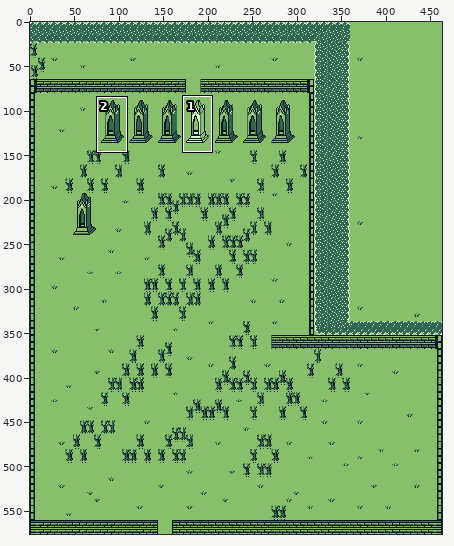
Pixel-art file -- Aseprite-v1.0.8.1-Portable/Mother Demake Art/canary_village.ase. The picture above shows the old version from afar; the outline marks the close-up.
Close-up. Before the edit:
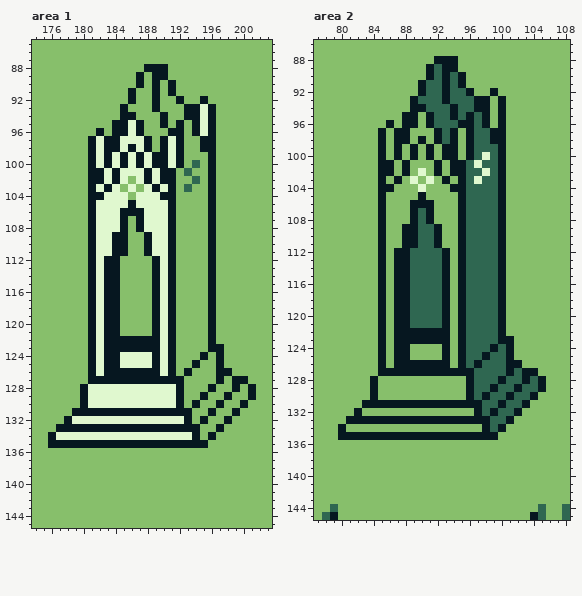
464x576 pixels, 1 frame. Colours within 5 levels of each other are drawn and written as one. Shown: area 1: x 174..203, y 85..145; area 2: x 77..108, y 86..145. The commit also changed other parts of the picture, which this record leaves out.
The same view after the edit:
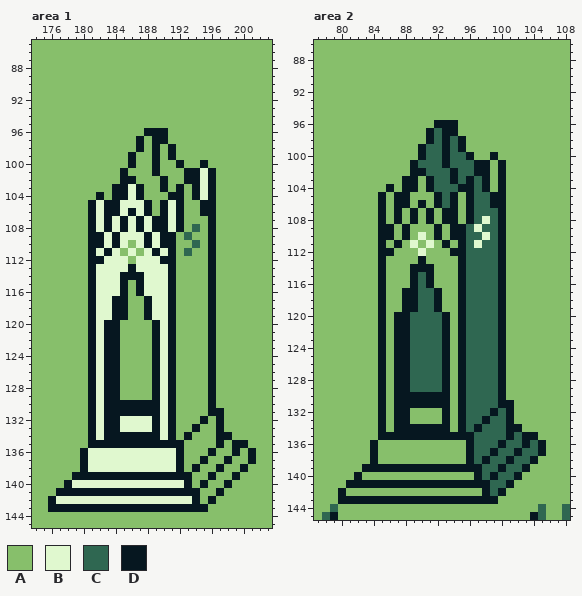
Palette (. is transparent): A #87bf6b  B #e0f8cf  C #2f6751  D #061720
Difference:
Changed rows in their new state; - is an unchanged pixel.
Area 1, layer "graves":
first column x 176:
 88 ------------AAA-----------
 89 -----------A-AA-----------
 90 -----------A-A-A----------
 91 ----------A--A-A----------
 92 ----------A--A--A--A------
 93 ---------A---A---AAAA-----
 94 ---------AA---A--AAAA-----
 95 --------AAAA--A-A-AAA-----
 96 ------A-AAAADDDAA-AAA-----
 97 -----AAAAAADAD-AA--AA-----
 98 -----AAAAAADADADA--AA-----
 99 -----AAAAADAA-ADA---A-----
100 -----AAAAADAA-AA--ADA-----
101 -----AAAADAAADAA-DDB------
102 -----AAAADDAAA-A-DDB------
103 -----AAADD-DAADADADB------
104 -----A-ADDBDAAA-D-DB------
105 -------DD-B-DADBD--D------
106 -------DDB-BDADBD--D------
107 -------D--B--DDBD---------
108 -------D--B--DDBD-C-------
109 ------D--BBB--D--C--------
110 ------D--B-B--D---C-------
111 -------DBAB-BD---C--------
112 ------DBBB-BBBD-----------
113 -------BBBDBBB------------
114 -------BBDDDBB------------
115 -------BBD-DBB------------
116 -------BBD-DBB------------
117 -------B-D--DB------------
118 -------B-D--DB------------
119 -------B-D--DB------------
122 ---------AAAA-------------
123 ---------AAAA--------A----
124 ---------AAAA------ADA----
125 ---------AAAA-----A-DA----
126 ---------AAAA----A--DAA---
127 ------B--AAAA-B-A---DA-AA-
128 ----AD-DDAAAAD-DA------A-A
129 ----AD-DDAAAAD-DA--AD-A--A
130 ----AD-DDDDDDD-DA-A-DA--A-
131 ---AA-B-------B-AA---D-A--
132 --AAAD-DD----D-DAA---DA---
133 -AAAA-B--BBBB-B-AA--------
134 AAAAAD-DDDDDDD-DADA-ADD---
135 AAAAA------------AAA-D-DD-
136 ----DBBBBBBBBBBBD---D--D-D
137 ----DBBBBBBBBBBBD--D--D--D
138 ----DBBBBBBBBBBBD-D--D--D-
139 ---DDDDDDDDDDDDDDD--D--D--
140 --DBBBBBBBBBBBBBBD-D--D---
141 -DDDDDDDDDDDDDDDDDD--D----
142 DBBBBBBBBBBBBBBBBBD-D-----
143 DDDDDDDDDDDDDDDDDDDD------
Area 2, layer "graves":
first column x 80:
 88 ------------AAA-----------
 89 -----------AAAA-----------
 90 -----------AAAAA----------
 91 ----------AAAAAA----------
 92 ----------AAAAAAA--A------
 93 ---------AAAAAAAAAA-A-----
 94 ---------AAAAAAAAAA-A-----
 95 --------AA-AAAAAAAA-A-----
 96 ------A-AA-ADDDAAAA-A-----
 97 -----A-AA--DCD--AAAAA-----
 98 -----A-AA-ADCDCDAAAAA-----
 99 -----A-A-ADCC-CDAAAAA-----
100 -----A-A-ADCC-CC-AADA-----
101 -----AA-ADCCCDCC-DDA------
102 -----AA-ADDCCC-C-DDA------
103 -----A-ADD-DCCDCDCDA------
104 -----A--DDADCCC-D-DA------
105 -------DD-A-DCDAD--D------
106 -------DDA-ADCDAD--D------
107 -------D--A--DDAD---------
108 -------D--A--DDAD-B-------
109 ------D--AAA--D--B--------
110 ------D--ABA--D---B-------
111 -------DABABAD---B--------
112 ------DAAABAAAD-----------
113 -------AAADAAA------------
114 -------AADDDAA------------
115 -------AAD-DAA------------
116 -------AAD-DAA------------
117 -------A-D--DA------------
118 -------A-D--DA------------
119 -------A-D--DA------------
122 ---------CCCC-------------
123 ---------CCCC--------A----
124 ---------CCCC------CDA----
125 ---------CCCC-----C-DA----
126 ---------CCCC----C--DAA---
127 ------A--CCCC-A-C---DAAAA-
128 ----AD-DDCCCCD-DC----AAAAA
129 ----AD-DDCCCCD-DC--CDAAAAA
130 ----AD-DDDDDDD-DC-C-DAAAA-
131 ---AA-A-------A-CC---DAA--
132 --A--D-DD----D-DCC---DA---
133 -AAAA-A--AAAA-A-CC--------
134 A----D-DDDDDDD-DCDC-CDD---
135 AAAAA------------CCCCDCDD-
136 ----D-----------DCCCDCCDCD
137 ----D-----------DCCDCCDCCD
138 ----D-----------DCDCCDCCD-
139 ---DDDDDDDDDDDDDDDCCDCCD--
140 --D--------------DCDCCD---
141 -DDDDDDDDDDDDDDDDDDCCD----
142 D-----------------DCD-----
143 DDDDDDDDDDDDDDDDDDDD------
Pixel boxes of the changes (left, top, right, bottom) in both close-ups:
changed: (48, 64, 256, 512)
changed: (338, 56, 546, 504)
